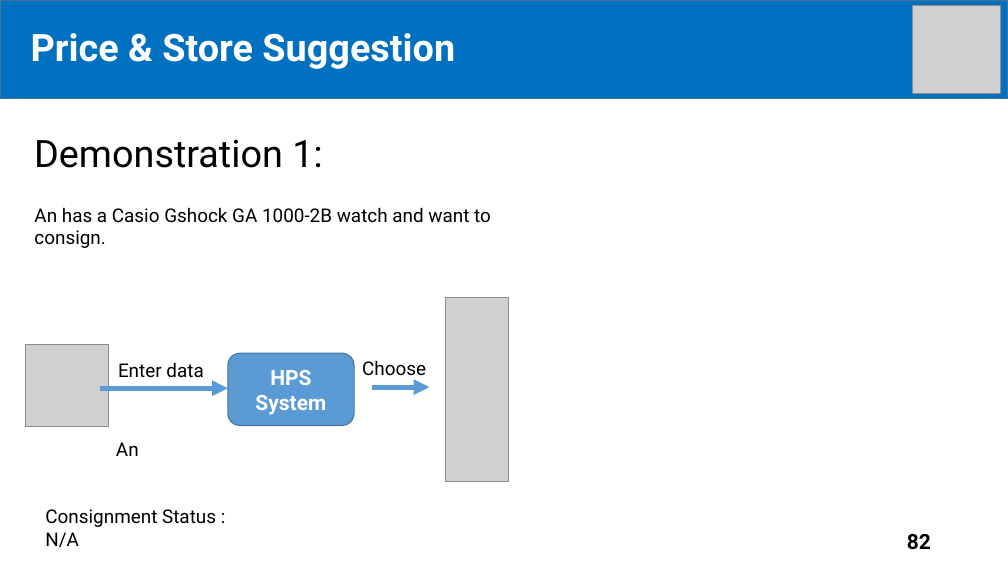
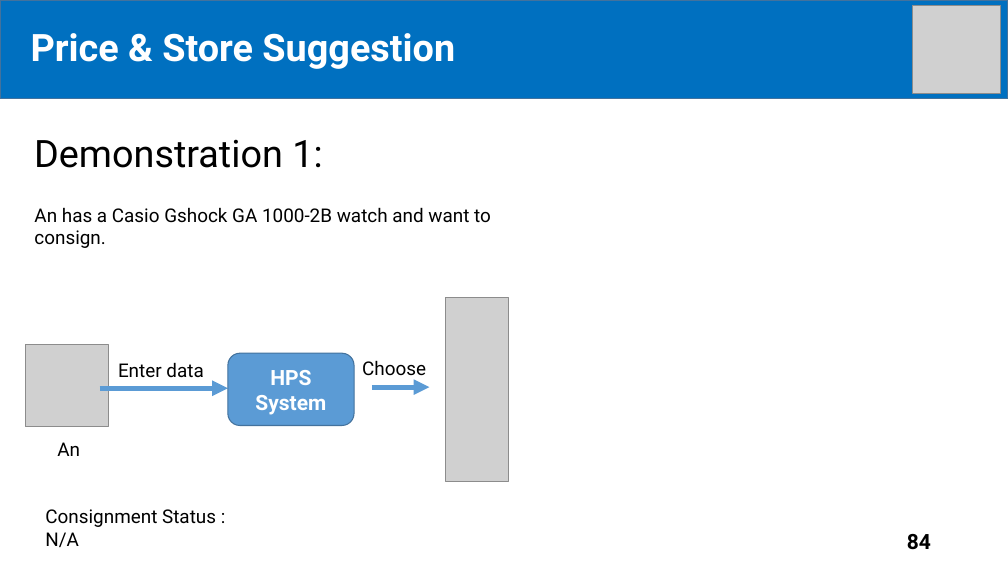
Before and after one commit to tiendan3108/CP, a slide deck: slide 84 of Source/Presentation/PreFinalPresentation.pptx (slide 82 before the commit). Drawn at 1008x567 pixels with LibreOffice and Linux fonts; fonts in the diff are those of the drawing; grey boxes stand for pictures. Boxes give left, top, right and bottom in pixels: in the first picture for what was removed or moved away, otherwise in the second. Text is boxed around its words. In the diff, an @@ line names an element or a change of style, - is before the commit and + after.

```diff
--- a/Source/Presentation/PreFinalPresentation.pptx
+++ b/Source/Presentation/PreFinalPresentation.pptx
@@ text "An": place and size @@
-text "An" at <box>116,442,139,456</box>
+text "An" at <box>57,442,80,456</box>
@@ page number at <box>907,534,931,550</box>: text changed @@
-82
+84
```
Also in this commit, not shown: 12 other slides changed, 2 slides added.
